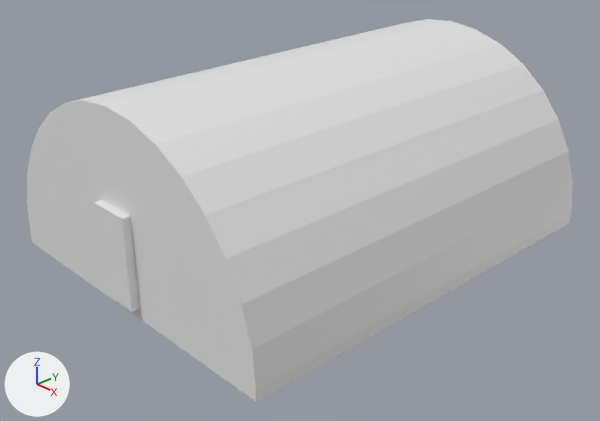
A saved change to the Blender file packages/units/barrack_1/assets/barrack_1.blend.
Before and after are seen from a 50 mm lens placed at (1.275, -1.222, 0.866), pointed at (0.036, -0.057, 0.063). Lighting does not change. The marker at lower left points along +X, +Y and +Z. The first picture is the older version.

The first picture shows 'Würfel', 'Zylinder'.
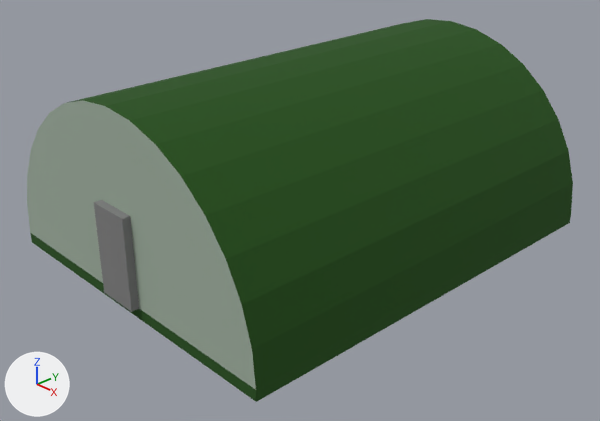
Location of each change, (x1, y1, x2, y2) in pixels of the pictures (600 x 421 px):
'Würfel', recoloured (white to grey): (94, 200, 139, 312) in both
part 1 of me_zylinder, recoloured (white to dark green): (67, 19, 573, 402) in both
part 2 of me_zylinder, recoloured: (30, 233, 256, 401) in both
part 3 of me_zylinder, recoloured (white to grey): (27, 101, 256, 390) in both

The edits, one by one:
Material 'door' (mat_door) is new.
Its base color is (0.216, 0.216, 0.216) (grey #808080).
Its roughness is 1.0.
Material 'secondary' (mat_secondary) is new.
Its base color is (0.352, 0.434, 0.352) (grey #a0b0a0).
Its roughness is 1.0.
Material 'primary' (mat_primary) is new.
Its base color is (0.0144, 0.0802, 0.00518) (dark green #205010).
Its roughness is 1.0.
me_zylinder has 38 vertices, 24 faces and spans x -0.4..0.4, y -0.5..0.5, z -0.025..0.4.
me_zylinder is used by ob_zylinder; parent ob_leer; location (0.0, 0.0, 0.0).
me_zylinder part 1: all 20 faces centred in x -0.4..0.4, y 0.0, z -0.025..0.396 switch from no material to mat_primary (dark green #205010).
me_zylinder part 2: the 1 face centred in x 0.0, y -0.5, z -0.012 switches from no material to mat_primary (dark green #205010).
me_zylinder part 3: all 2 faces centred in x 0.0, y -0.5..0.5, z 0.239 switch from no material to mat_secondary (grey #a0b0a0).
me_würfel has 8 vertices, 6 faces and spans x -0.05..0.05, y -0.518..-0.493, z 0.0..0.2.
me_würfel gains material mat_door (grey #808080).
